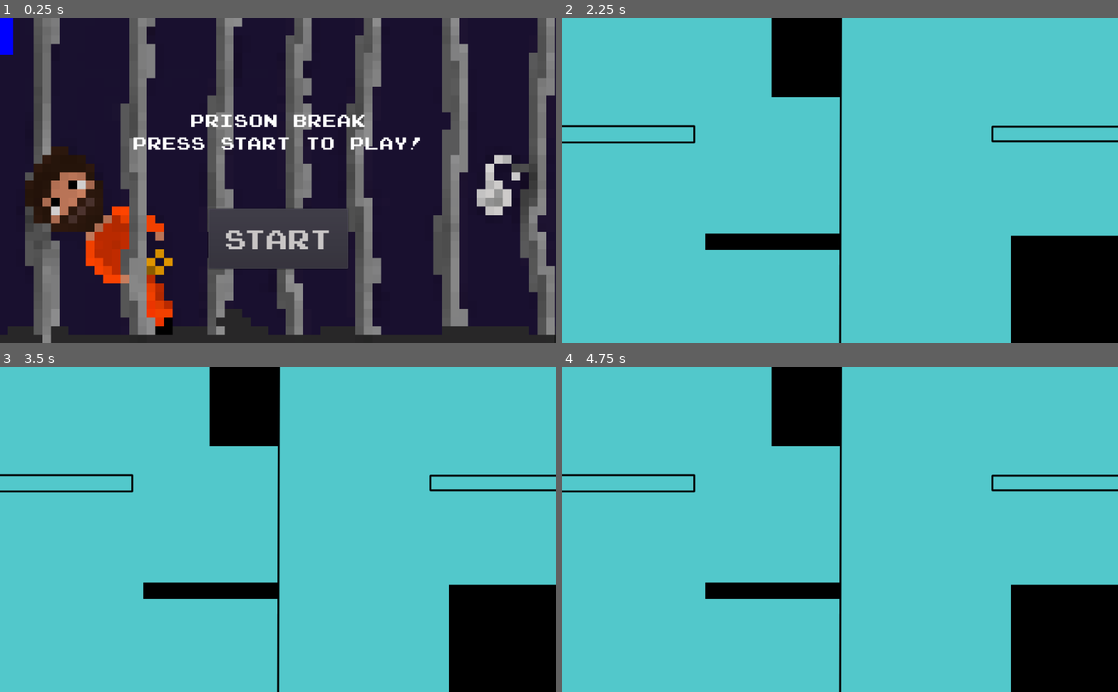
Above: before the commit, frames 1-4 (two rows, left to right).
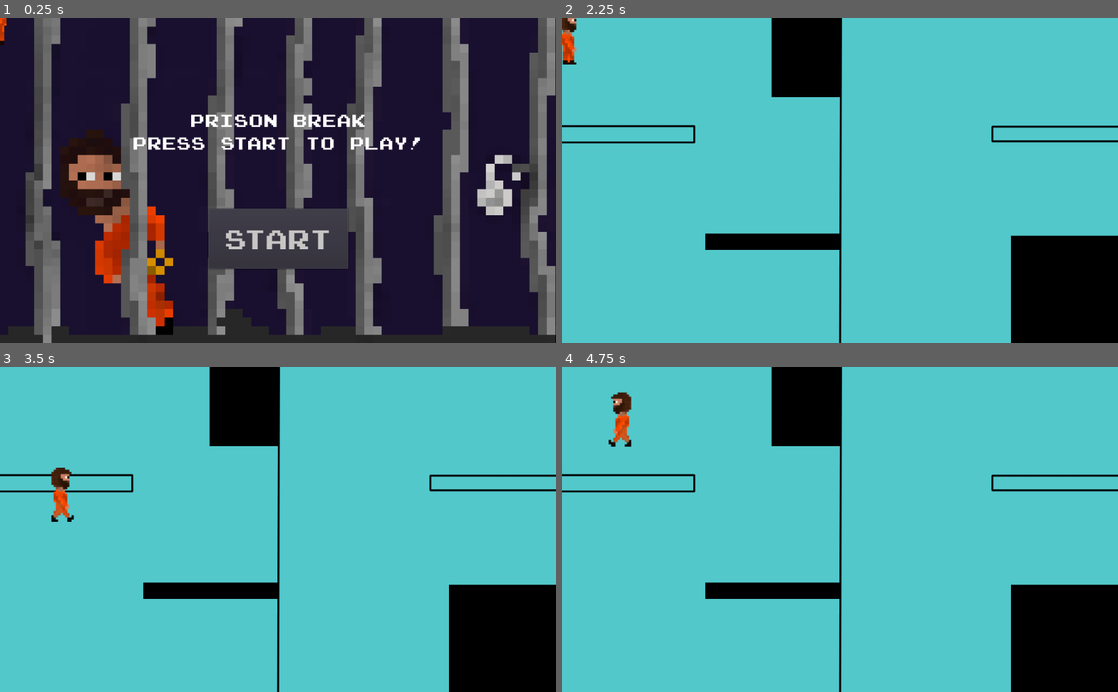
Above: after the commit, the same moments.

Repository: SanPug1/Prison-Break-Game
Game: Godot game, scene res://Everything.tscn
Same seed, same stepped clock (60 frames per second), same inputs: the game is played once before the commit and once after it. Sound files missing from this copy of the repository are replaced by a short silence.
Inputs (mouse positions are in pixels of both pictures, inside the frame that each line leads up to):
- Up to frame 1 (0.25 s): no input
- Up to frame 2 (2.25 s): click "Start" at 0.5 s; move the mouse to (962, 164) at 1.27 s; hold Right (player_right) 1.28-2.03 s; hold A (ui_a, bound only after the commit) 1.28-2.03 s; tap Z (player_jump) at 1.52 s; tap D (ui_d, bound only after the commit) at 1.55, 2.1 s; tap Enter at 2 s; move the mouse to (728, 196) at 2.02 s; hold Down (ui_down) from 2.03 s (still down)
- Up to frame 3 (3.5 s): tap Z (player_jump) at 2.27 s; tap S (ui_s, bound only after the commit) at 2.3 s; move the mouse to (333, 458) at 2.77 s; release Down (ui_down) at 2.78 s; hold Right (player_right) from 2.78 s (still down); hold S (ui_s, bound only after the commit) from 2.78 s (still down); tap W (ui_w, bound only after the commit) at 3.05 s
- Up to frame 4 (4.75 s): move the mouse to (812, 594) at 3.52 s; release Right (player_right) at 3.53 s; release S (ui_s, bound only after the commit) at 3.53 s; hold Up (ui_up) 3.53-4.28 s; tap W (ui_w, bound only after the commit) at 3.6 s; tap Z (player_jump) at 3.77, 4.52 s; tap A (ui_a, bound only after the commit) at 3.8 s; move the mouse to (1006, 578) at 4.27 s; hold Left (player_left) from 4.28 s (still down); hold D (ui_d, bound only after the commit) from 4.28 s (still down); click (1006, 578) at 4.35 s

The runs differ from the first frame. In frame 1, 7.6% of the frame differs, in the area x 0-100%, y 0-100%; in frame 2, 0.3%; in frame 3, 0.4%; in frame 4, 0.5%.

Commit message:
changed main menu and added a new version of the player with the proper art

Diff:
--- a/Everything.gd
+++ b/Everything.gd
@@ -1,12 +1,4 @@
 extends Node
 
-
-
-# Called when the node enters the scene tree for the first time.
 func _ready():
 	pass # Replace with function body.
-
-
-# Called every frame. 'delta' is the elapsed time since the previous frame.
-#func _process(delta):
-#	pass
--- a/Everything.tscn
+++ b/Everything.tscn
@@ -1,9 +1,10 @@
-[gd_scene load_steps=5 format=2]
+[gd_scene load_steps=6 format=2]
 
 [ext_resource path="res://Main Menu/Title Screen.tscn" type="PackedScene" id=1]
 [ext_resource path="res://Levels/Levels.tscn" type="PackedScene" id=2]
 [ext_resource path="res://Everything.gd" type="Script" id=3]
 [ext_resource path="res://Entities/Player.tscn" type="PackedScene" id=4]
+[ext_resource path="res://Player_Mel_Version.tscn" type="PackedScene" id=5]
 
 [node name="Everything" type="Node"]
 script = ExtResource( 3 )
@@ -13,3 +14,6 @@
 [node name="Title_Screen" parent="." instance=ExtResource( 1 )]
 
 [node name="Player" parent="." instance=ExtResource( 4 )]
+visible = false
+
+[node name="Player_Mel_Version" parent="." instance=ExtResource( 5 )]
--- a/Main Menu/Title Screen.gd
+++ b/Main Menu/Title Screen.gd
@@ -15,6 +15,7 @@
 	$GameNameLabel.hide()
 	$StartButton.hide()
 	$MainMenuBackground.hide()
+	$MainMenuBackground2.hide()
 	$IntroGameMusic.stop()
 	$TextTimer.stop()
 	pressedbutton = true
@@ -25,8 +26,14 @@
 	if visiblebutton == false and pressedbutton == false:
 		visiblebutton = true
 		$MessageLabel.show()
+		$MainMenuBackground2.show()
+		$MainMenuBackground.hide()
 	elif visiblebutton == true and pressedbutton == false:
 		visiblebutton = false
 		$MessageLabel.hide()
+		$MainMenuBackground.show()
+		$MainMenuBackground2.hide()
 	else:
 		$MessageLabel.hide()
+		$MainMenuBackground.hide()
+		$MainMenuBackground2.hide()
--- a/Main Menu/Title Screen.tscn
+++ b/Main Menu/Title Screen.tscn
@@ -1,8 +1,9 @@
-[gd_scene load_steps=8 format=2]
+[gd_scene load_steps=9 format=2]
 
 [ext_resource path="res://Main Menu/Title Screen.gd" type="Script" id=1]
 [ext_resource path="res://Music/Mels_video_game_song.wav" type="AudioStream" id=2]
-[ext_resource path="res://Art/mainmenu.png" type="Texture" id=3]
+[ext_resource path="res://Art/mainmenu2redone.png" type="Texture" id=3]
+[ext_resource path="res://Art/mainmenu1redone.png" type="Texture" id=4]
 
 [sub_resource type="DynamicFontData" id=1]
 font_path = "res://Fonts/joystix/joystix monospace.otf"
@@ -21,11 +22,16 @@
 [node name="Title Screen" type="Node"]
 script = ExtResource( 1 )
 
-[node name="MainMenuBackground" type="TextureRect" parent="."]
+[node name="MainMenuBackground2" type="TextureRect" parent="."]
 margin_right = 1024.0
 margin_bottom = 600.0
 texture = ExtResource( 3 )
 expand = true
+
+[node name="MainMenuBackground" type="TextureRect" parent="."]
+margin_right = 1024.0
+margin_bottom = 600.0
+texture = ExtResource( 4 )
 
 [node name="StartButton" type="Button" parent="."]
 anchor_left = 0.5
--- /dev/null
+++ b/Player_Mel_Version.gd
@@ -0,0 +1,34 @@
+extends Area2D
+
+export var speed = 200
+export var jumpspeed = 300
+var screen_size = Vector2.ZERO
+
+func _ready():
+	screen_size = get_viewport_rect().size
+
+func _process(delta):
+	var velocity = Vector2.ZERO
+
+	if Input.is_action_pressed("ui_right") or Input.is_action_pressed("ui_d"):
+		velocity.x += 1
+	if Input.is_action_pressed("ui_left") or Input.is_action_pressed("ui_a"):
+		velocity.x -= 1
+	if Input.is_action_pressed("ui_up") or Input.is_action_pressed("ui_w"):
+		velocity.y -= 1
+	if Input.is_action_pressed("ui_down") or Input.is_action_pressed("ui_s"):
+		velocity.y += 1
+
+	if velocity.length() > 0:
+		velocity = velocity.normalized()
+		$AnimatedSprite.play()
+	else:
+		$AnimatedSprite.stop()
+
+	position += velocity * speed * delta
+	position.x = clamp(position.x,0,screen_size.x)
+	position.y = clamp(position.y,0,screen_size.y)
+
+	if velocity.x != 0:
+		$AnimatedSprite.animation = "default"
+		$AnimatedSprite.flip_h = velocity.x > 0
--- /dev/null
+++ b/Player_Mel_Version.tscn
@@ -0,0 +1,26 @@
+[gd_scene load_steps=6 format=2]
+
+[ext_resource path="res://Art/character.png" type="Texture" id=1]
+[ext_resource path="res://Player_Mel_Version.gd" type="Script" id=2]
+[ext_resource path="res://Art/characterwalk.png" type="Texture" id=3]
+
+[sub_resource type="SpriteFrames" id=1]
+animations = [ {
+"frames": [ ExtResource( 1 ), ExtResource( 3 ) ],
+"loop": true,
+"name": "default",
+"speed": 5.0
+} ]
+
+[sub_resource type="RectangleShape2D" id=2]
+extents = Vector2( 18.5, 50 )
+
+[node name="Player_Mel_Version" type="Area2D"]
+script = ExtResource( 2 )
+
+[node name="AnimatedSprite" type="AnimatedSprite" parent="."]
+frames = SubResource( 1 )
+
+[node name="CollisionShape2D" type="CollisionShape2D" parent="."]
+position = Vector2( -2.5, 0 )
+shape = SubResource( 2 )
--- a/project.godot
+++ b/project.godot
@@ -55,6 +55,26 @@
 "events": [ Object(InputEventMouseButton,"resource_local_to_scene":false,"resource_name":"","device":0,"alt":false,"shi …(212 unchanged characters)…
  ]
 }
+ui_w={
+"deadzone": 0.5,
+"events": [ Object(InputEventKey,"resource_local_to_scene":false,"resource_name":"","device":0,"alt":false,"shift":false,"control":false,"meta":false,"command":false,"pressed":false,"scancode":87,"physical_scancode":0,"unicode":0,"echo":false,"script":null)
+ ]
+}
+ui_s={
+"deadzone": 0.5,
+"events": [ Object(InputEventKey,"resource_local_to_scene":false,"resource_name":"","device":0,"alt":false,"shift":false,"control":false,"meta":false,"command":false,"pressed":false,"scancode":83,"physical_scancode":0,"unicode":0,"echo":false,"script":null)
+ ]
+}
+ui_d={
+"deadzone": 0.5,
+"events": [ Object(InputEventKey,"resource_local_to_scene":false,"resource_name":"","device":0,"alt":false,"shift":false,"control":false,"meta":false,"command":false,"pressed":false,"scancode":68,"physical_scancode":0,"unicode":0,"echo":false,"script":null)
+ ]
+}
+ui_a={
+"deadzone": 0.5,
+"events": [ Object(InputEventKey,"resource_local_to_scene":false,"resource_name":"","device":0,"alt":false,"shift":false,"control":false,"meta":false,"command":false,"pressed":false,"scancode":65,"physical_scancode":0,"unicode":0,"echo":false,"script":null)
+ ]
+}
 
 [mono]
 
Binary file added: Art/character.png
Not shown, added: Art/character.png.import
Binary file added: Art/characterwalk.png
Not shown, added: Art/characterwalk.png.import
Binary file removed: Art/mainmenu.png
Binary file added: Art/mainmenu1redone.png
Not shown, added: Art/mainmenu1redone.png.import
Binary file added: Art/mainmenu2redone.png
Not shown, added: Art/mainmenu2redone.png.import
